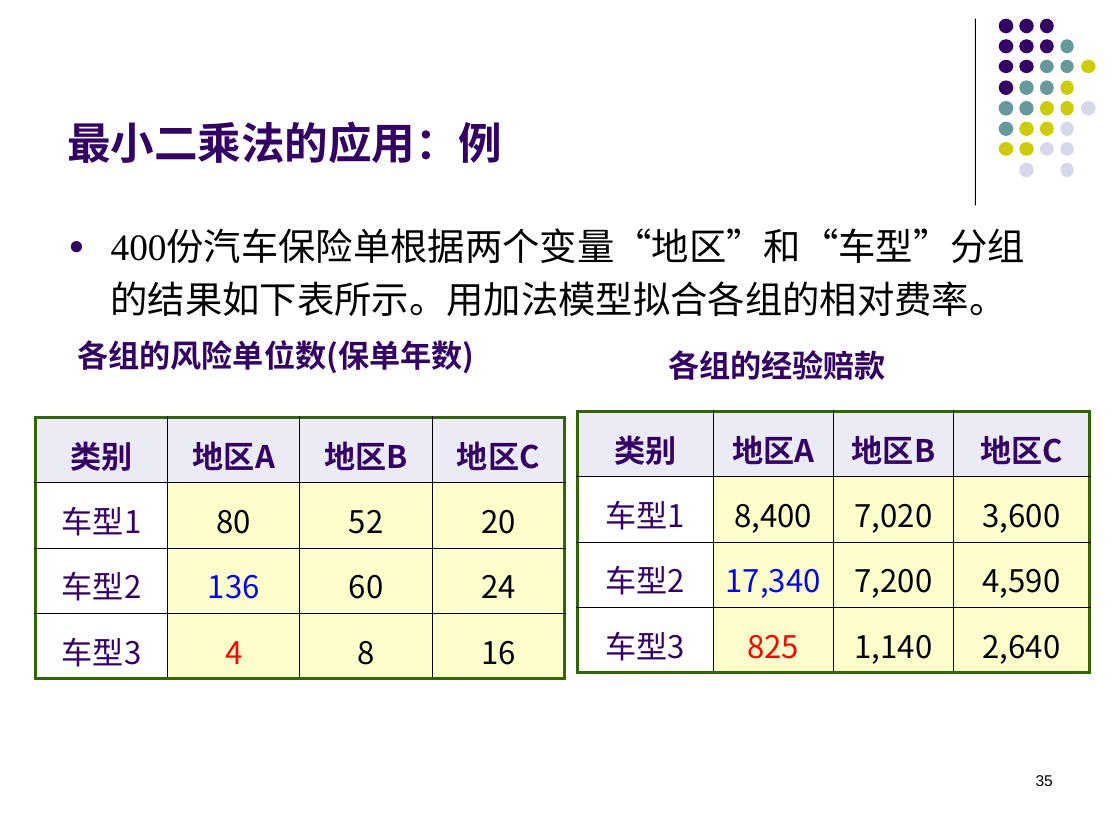
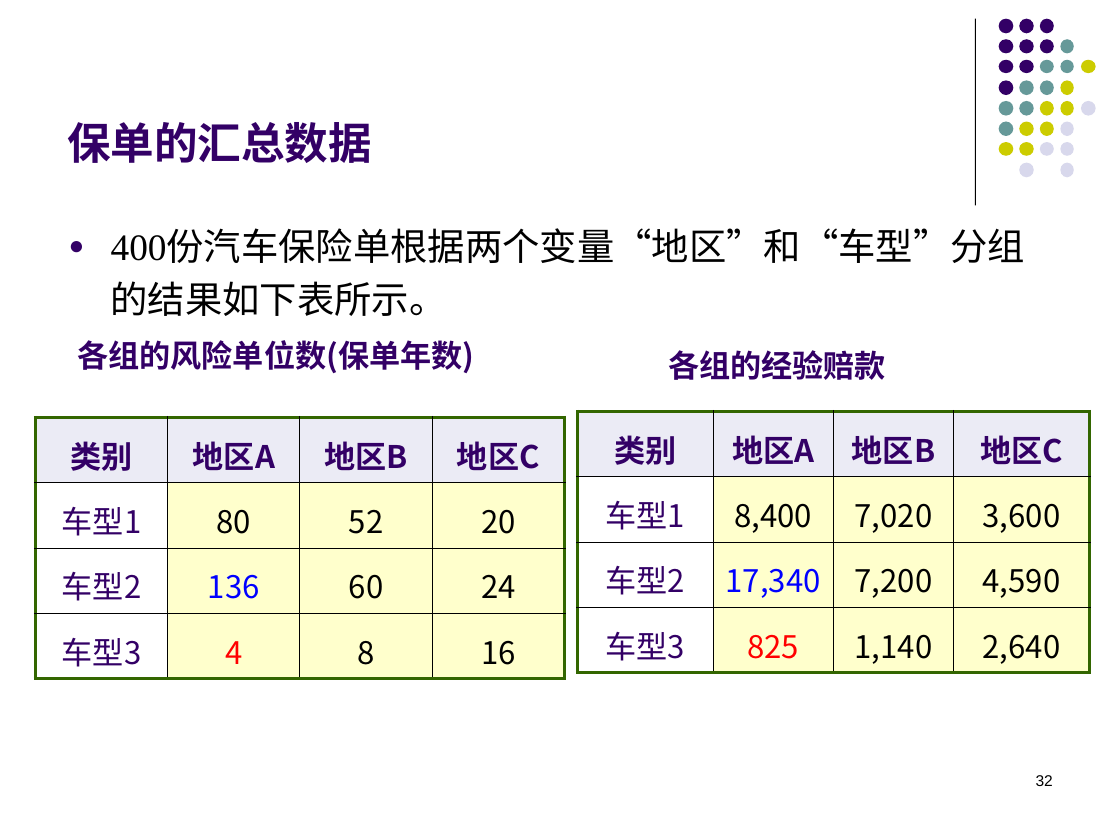
Before and after one commit to lizhengxiao/Non-life-Insurance-Actuarial-Science, a slide deck: slide 32 of Lectures/7 - Classification Rating and Generalized Linear Models.pptx (slide 35 before the commit). Drawn at 1120x840 pixels with LibreOffice and Linux fonts; fonts in the diff are those of the drawing. Boxes give left, top, right and bottom in pixels: in the first picture for what was removed or moved away, otherwise in the second. Text is boxed around its words. In the diff, an @@ line names an element or a change of style, - is before the commit and + after.

```diff
--- a/Lectures/7 - Classification Rating and Generalized Linear Models.pptx
+++ b/Lectures/7 - Classification Rating and Generalized Linear Models.pptx
@@ title at [67, 122, 372, 163]: text changed @@
-最小二乘法的应用：例
+保单的汇总数据
@@ text at [111, 231, 1026, 316]: text changed @@
-● 400份汽车保险单根据两个变量“地区”和“车型”分组的结果如下表所示。用加法模型拟合各组的相对费率。
+● 400份汽车保险单根据两个变量“地区”和“车型”分组的结果如下表所示。
@@ page number at [1036, 775, 1053, 786]: text changed @@
-35
+32
```
Also in this commit, not shown: 14 other slides changed, 5 other files.
